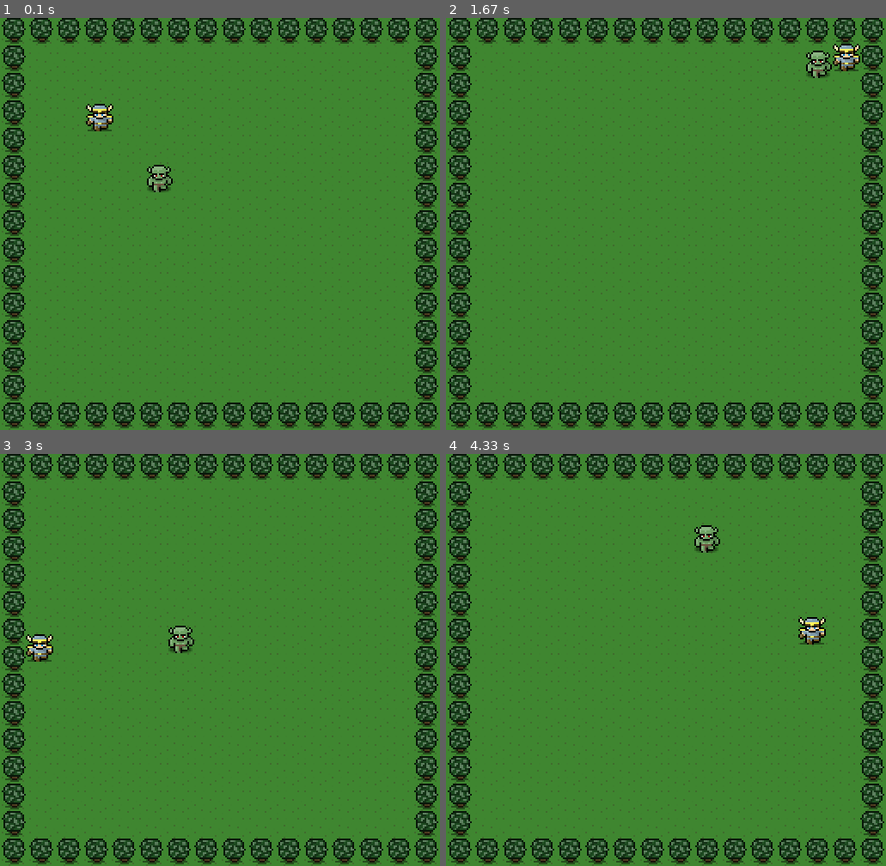
Above: before the commit, frames 1-4 (two rows, left to right).
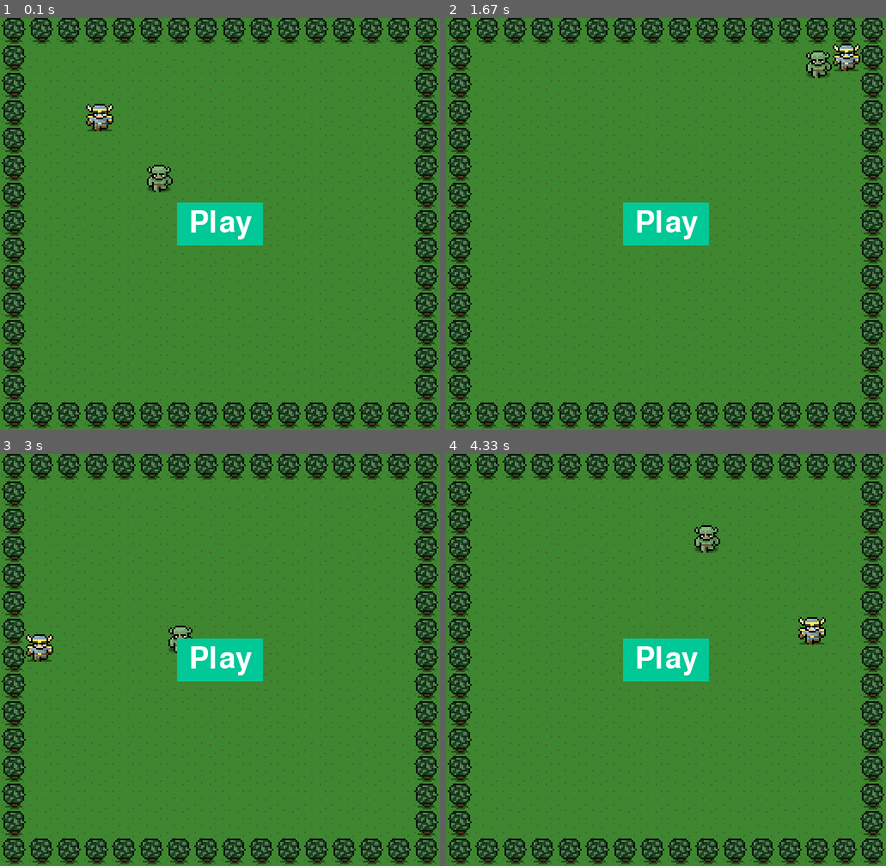
Above: after the commit, the same moments.

Repository: rbunch-dc/11-18immersivePython101
Game: pygame game, started from safePygameShooter/game.py
Same seed, same stepped clock (60 frames per second), same inputs: the game is played once before the commit and once after it. The source is Python 2; it was converted automatically to run under Python 3.
Inputs:
- Up to frame 1 (0.1 s): no input
- Up to frame 2 (1.67 s): hold Right 0.33-0.8 s; hold Up 0.83-1.13 s; tap Space at 0.9, 1.23, 1.53 s; hold Right 1.17-1.63 s
- Up to frame 3 (3 s): hold Left 1.67-2.2 s; tap Space at 1.73, 2.03, 2.3, 2.63, 2.93 s; hold Down 2.23-2.53 s; hold Left 2.57-2.97 s
- Up to frame 4 (4.33 s): hold Up 3-3.37 s; tap Space at 3.07, 3.47, 3.77, 4.13 s; hold Right 3.4-4.03 s; hold Down from 4.07 s (still down)

The runs differ from the first frame. In frame 1, 2.0% of the frame differs, in the area x 40-60%, y 44-56%; in frame 2, 2.0%; in frame 3, 2.0%; in frame 4, 2.0%.

Commit message:
make a button

Diff:
--- /dev/null
+++ b/safePygameShooter/Button.py
@@ -0,0 +1,37 @@
+import pygame.font
+import pygame
+
+class Start_Button(object):
+    def __init__(self,screen):
+        # print "Start Button"
+        # get the screen, and save it to this object
+        self.screen = screen
+        # how big is the screen? We need a rect
+        self.screen_rect = self.screen.get_rect()
+
+        # set the width of the button image
+        self.width = 100
+        # set the height
+        self.height = 50
+        # set some colors
+        # green = (0,200,150)
+        self.button_color = 0,200,150
+        self.text_color = 255,255,255
+        # get font from pygame
+        self.font = pygame.font.Font(None,52)
+        # set the rect of the button
+        self.rect = pygame.Rect(0,0,self.width,self.height)
+        # set the location of the rect
+        self.rect.center = self.screen_rect.center
+
+    def setup_message(self):
+        # setup the message!
+        self.image_message = self.font.render("Play",True, self.text_color)
+        self.image_message_rect = self.image_message.get_rect()
+        self.image_message_rect.center = self.rect.center
+
+    def draw_button(self):
+        # fill in the button
+        self.screen.fill(self.button_color,self.rect)
+        # actually draw the button
+        self.screen.blit(self.image_message,self.image_message_rect)
--- a/safePygameShooter/game.py
+++ b/safePygameShooter/game.py
@@ -4,6 +4,7 @@
 from Hero import Hero
 from BadGuy import BadGuy
 from Arrow import Arrow
+from Button import Start_Button
 
 # we want to have pygame "groups"
 from pygame.sprite import Group,groupcollide
@@ -24,6 +25,8 @@
 bad_guys = Group()
 # add the bad_guy to the bad_guys group
 bad_guys.add(bad_guy)
+# make a start button
+start_button = Start_Button(pygame_screen)
 
 # make a group for our arrows to live in
 # a group is a pygame thing. Its like a list,
@@ -36,13 +39,15 @@
 goblin_image = pygame.image.load('goblin.png')
 monster_image = pygame.image.load('monster.png')
 arrow_image = pygame.image.load('arrow.png')
+tick = 0
 # heroLoc = {
 #     'x': 100,
 #     'y': 100
 # }
-
+direction = 1
 # =========MAIN GAME LOOP==========
 game_on = True
+game_start = False
 # the loop will run as long as our bool is true
 while game_on:
     # we are in the game loop from here on out!
@@ -93,7 +98,7 @@
     # 1. What to draw
     # 2. Where to draw it
     # in the docs... SURFACE = our "pygame_screen"
-    pygame_screen.blit(background_image,[0,0])
+    pygame_screen.blit(background_image,[tick,tick])
     theHero.draw_me(512,480)
     for bad_guy in bad_guys:
         bad_guy.update_me(theHero)
@@ -109,5 +114,8 @@
     if arrow_hit:
         bad_guys.add(BadGuy())
 
+    if game_start == False:
+        start_button.setup_message()
+        start_button.draw_button()
 
-    pygame.display.update()
+    pygame.display.flip()
Not shown, added: safePygameShooter/Button.pyc
